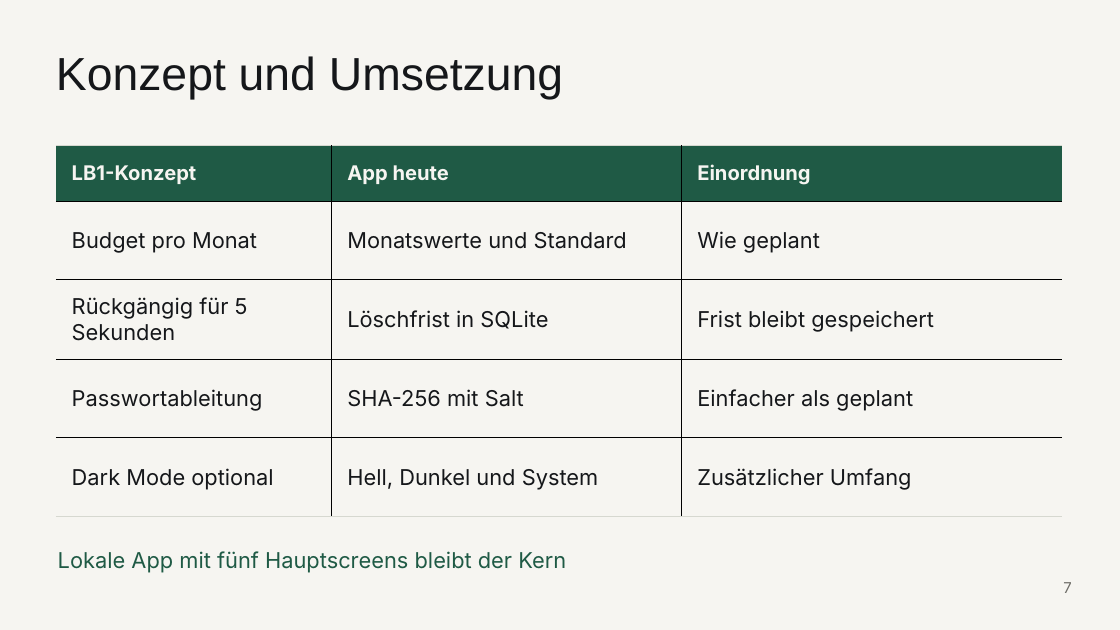
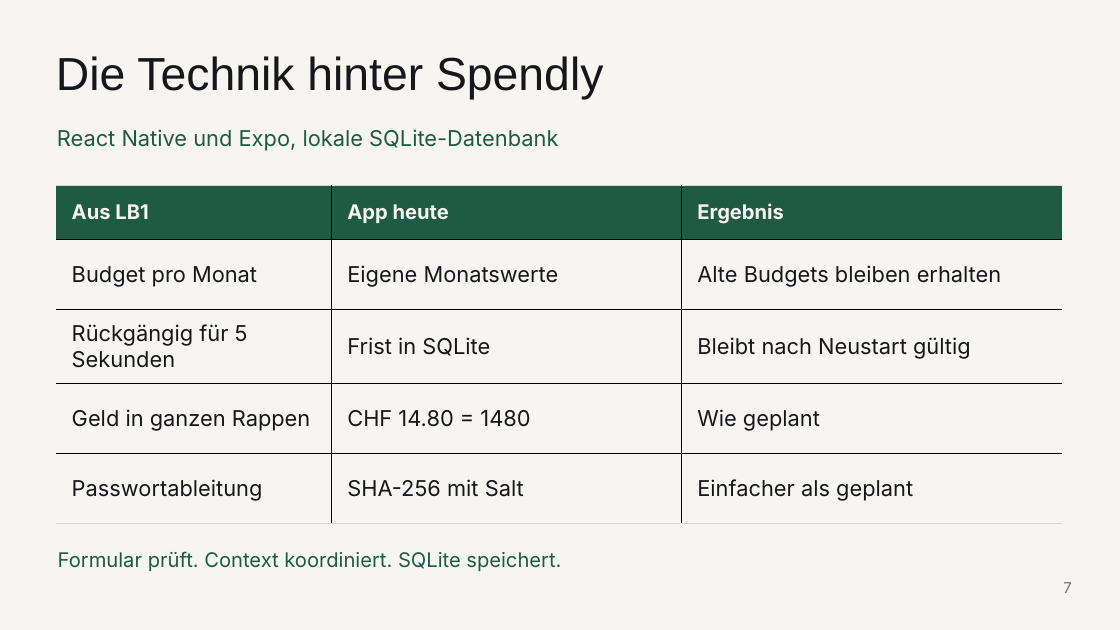
Before and after one commit to germanndarian/Spendly, a slide deck: slide 7 of docs/lb3/Spendly_LB3_Praesentation.pptx. Drawn at 1120x630 pixels with LibreOffice and Linux fonts; fonts in the diff are those of the drawing. Boxes give left, top, right and bottom in pixels: in the first picture for what was removed or moved away, otherwise in the second. Text is boxed around its words. In the diff, an @@ line names an element or a change of style, - is before the commit and + after.

```diff
--- a/docs/lb3/Spendly_LB3_Praesentation.pptx
+++ b/docs/lb3/Spendly_LB3_Praesentation.pptx
@@ text at (56,56,603,99): text changed @@
-Konzept und Umsetzung
+Die Technik hinter Spendly
@@ text added at (57,129,558,151), 18.8 pt, text #1F5A45 @@
+React Native und Expo, lokale SQLite-Datenbank
@@ table at (56,186,1063,520) @@
-row 1: LB1-Konzept | App heute | Einordnung
-row 2: Budget pro Monat | Monatswerte und Standard | Wie geplant
-row 3: Rückgängig für 5 Sekunden | Löschfrist in SQLite | Frist bleibt gespeichert
+row 1: Aus LB1 | App heute | Ergebnis
+row 2: Budget pro Monat | Eigene Monatswerte | Alte Budgets bleiben erhalten
+row 3: Rückgängig für 5 Sekunden | Frist in SQLite | Bleibt nach Neustart gültig
+row 4: Geld in ganzen Rappen | CHF 14.80 = 1480 | Wie geplant
-row 5: Dark Mode optional | Hell, Dunkel und System | Zusätzlicher Umfang
@@ table: place and size @@
-table at (56,145,1063,517)
+table at (56,186,1063,520)
@@ text at (58,551,561,571): text changed; size 18.8 to 17.2 pt @@
-Lokale App mit fünf Hauptscreens bleibt der Kern
+Formular prüft. Context koordiniert. SQLite speichert.
```
Also in this commit, not shown: 4 other slides changed, 5 slides added, 5 slides removed, 3 other files.
